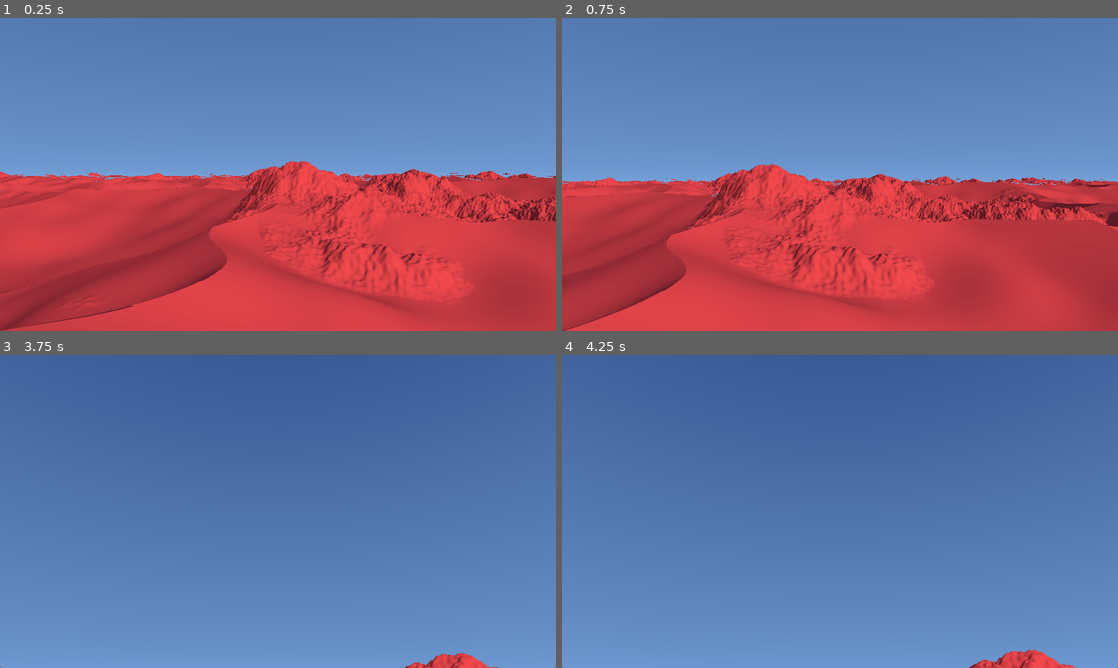
Above: before the commit, frames 1-4 (two rows, left to right).
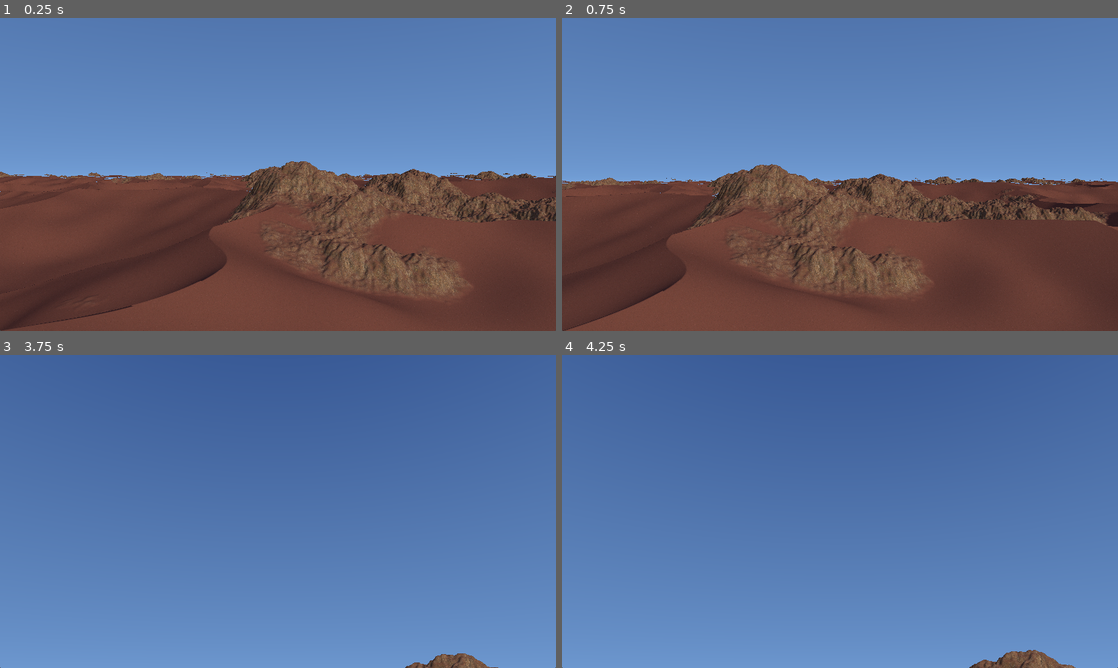
Above: after the commit, the same moments.

Repository: timo-eberl/realtime-graphics-exercises
Game: Godot game, scene res://scene.tscn
Two runs of this game, one before a commit and one after it. Both use one fixed random seed, a clock stepped at 60 frames per second and the inputs below.
Inputs (mouse positions are in pixels of both pictures, inside the frame that each line leads up to):
- Up to frame 1 (0.25 s): no input
- Up to frame 2 (0.75 s): tap Enter at 0.5 s; move the mouse to (867, 174) at 0.52 s; hold W (move_forward) from 0.53 s (still down); tap R at 0.6 s
- Up to frame 3 (3.75 s): keep holding W (move_forward); move the mouse to (250, 511) at 1.27 s; tap M at 1.35 s; tap Space at 2, 3.5 s; move the mouse to (289, 505) at 2.02 s; tap N at 2.1 s; tap Enter at 2.75 s; move the mouse to (272, 517) at 2.77 s; tap L at 2.85 s; move the mouse to (316, 514) at 3.52 s; tap 1 at 3.6 s
- Up to frame 4 (4.25 s): keep holding W (move_forward)

The runs differ from the first frame. In frame 1, 50% of the frame differs, in the area x 0-100%, y 45-100%; in frame 2, 49%; in frame 3, 0.4%; in frame 4, 0.6%.

Commit message:
Add rock and sand texturing based on sdf distance and normals

Diff:
--- a/project-2/src/scene.gdshader
+++ b/project-2/src/scene.gdshader
@@ -28,8 +28,12 @@
 // rock
 uniform float rock_height_offset = 0.0;
 uniform float rock_height = 200.0;
+uniform float sand_on_rock_amount = 0.5;
 // textures
-// uniform sampler2D noise_texture : filter_linear, repeat_enable;
+uniform sampler2D sand_albedo_texture : filter_linear, repeat_enable;
+// uniform sampler2D sand_normal_texture : filter_linear, repeat_enable, hint_normal;
+uniform sampler2D rock_albedo_texture : filter_linear, repeat_enable;
+// uniform sampler2D rock_normal_texture : filter_linear, repeat_enable, hint_normal;
 // used to generate the ray
 varying vec3 _ray_p; varying vec3 _ray_dir;
 
@@ -155,6 +159,8 @@
 
 float sdf(vec3 p) { bool b; return sdf_detail(p, b); }
 
+float sdfSand(vec3 p) { return sdPlane(p, vec3(0,1,0), -sand_height_at(p)); }
+
 vec3 gradient(vec3 p) {
 	const vec3 dx = vec3(GRADIENT_DT, 0.0, 0.0);
 	const vec3 dy = vec3(0.0, GRADIENT_DT, 0.0);
@@ -211,8 +217,25 @@
 			if (t < 0.03) { return vec3(0); }
 		}
 		if (VISUALIZE_NORMALS) { return visualize_normal(normal); }
-		return shade(_color_b, p, normal);
-	} else {
+		vec2 sand_uv = vec2(p.x, -p.z) * 0.2;
+		vec2 rock_uv = vec2(p.x, -p.z) * 0.05;
+		vec3 sand_albedo = texture(sand_albedo_texture, sand_uv).xyz;
+		vec3 rock_albedo = texture(rock_albedo_texture, rock_uv).xyz;
+		sand_albedo = sRGB_to_linear(sand_albedo) * vec3(1.0, 0.7, 0.7);
+		rock_albedo = sRGB_to_linear(rock_albedo) * vec3(1.0, 0.9, 0.8);
+
+		// add some sand on top of the rocks based on the normal y direction
+		float t = remap(0.5, 0.9, 0.0, sand_on_rock_amount, normal.y);
+		t = clamp(t, 0, sand_on_rock_amount);
+		vec3 rock_with_sand_albedo = mix(rock_albedo, sand_albedo, t);
+
+		// mix colors based on sdf
+		float distance_to_sand = sdfSand(p) - EPSILON;
+		vec3 albedo = mix(sand_albedo, rock_with_sand_albedo, clamp(distance_to_sand,0,1));
+
+		return shade(albedo, p, normal);
+	}
+	else {
 		return background(ray);
 	}
 }
--- a/project-2/src/scene.tscn
+++ b/project-2/src/scene.tscn
@@ -1,7 +1,9 @@
-[gd_scene load_steps=4 format=3 uid="uid://hvoagqtln2c4"]
+[gd_scene load_steps=6 format=3 uid="uid://hvoagqtln2c4"]
 
 [ext_resource type="Script" path="res://scene.gd" id="1_pttkg"]
 [ext_resource type="Shader" path="res://scene.gdshader" id="1_vrx5x"]
+[ext_resource type="Texture2D" uid="uid://bvonknmop5oh1" path="res://red_sand/red_sand_diff_2k.jpg" id="3_1qq44"]
+[ext_resource type="Texture2D" uid="uid://xp8ab7wx271y" path="res://rock_face_03/rock_face_03_diff_2k.jpg" id="3_wrpgw"]
 
 [sub_resource type="ShaderMaterial" id="ShaderMaterial_vpmjg"]
 shader = ExtResource("1_vrx5x")
@@ -32,6 +34,9 @@
 shader_parameter/exposure = 0.0
 shader_parameter/rock_height_offset = -68.925
 shader_parameter/rock_height = 183.44
+shader_parameter/sand_on_rock_amount = 0.595
+shader_parameter/sand_albedo_texture = ExtResource("3_1qq44")
+shader_parameter/rock_albedo_texture = ExtResource("3_wrpgw")
 
 [node name="Scene" type="Control"]
 layout_mode = 3
Binary file added: project-2/src/red_sand/red_sand_diff_2k.jpg
Not shown, added: project-2/src/red_sand/red_sand_diff_2k.jpg.import
Binary file added: project-2/src/rock_face_03/rock_face_03_diff_2k.jpg
Not shown, added: project-2/src/rock_face_03/rock_face_03_diff_2k.jpg.import
Binary file added: project-2/src/rock_face_03/rock_face_03_nor_gl_2k.jpg
Not shown, added: project-2/src/rock_face_03/rock_face_03_nor_gl_2k.jpg.import
Not shown, added: project-2/src/red_sand/asset_source.md
Not shown, added: project-2/src/rock_face_03/asset_source.md
